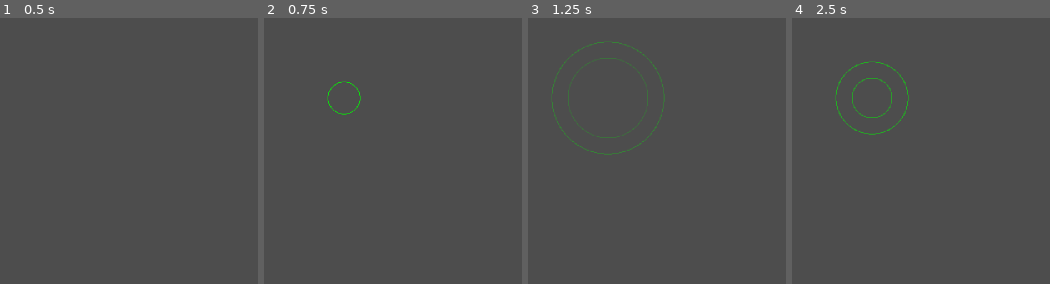
Above: before the commit, frames 1-4 (left to right).
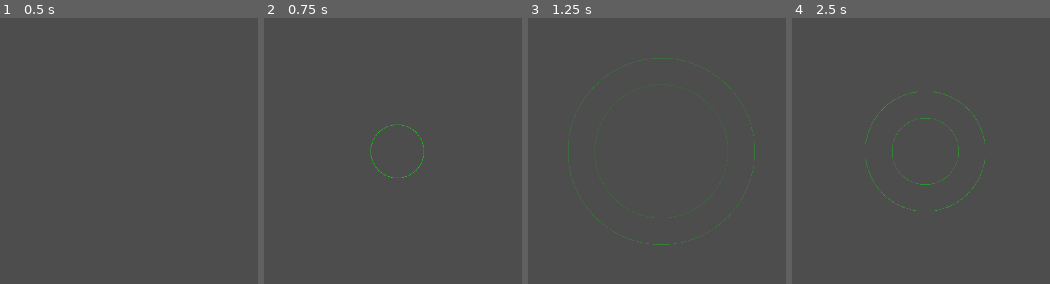
Above: after the commit, the same moments.

Repository: VileOar/ludum-dare-57
Game: Godot game, scene res://src/radar/radar_pulse.tscn
The game is run twice, just before and just after one commit, with the same random seed, the same clock (stepped at 60 frames per second) and the same inputs.
Inputs (mouse positions are in pixels of both pictures, inside the frame that each line leads up to):
- Up to frame 1 (0.5 s): no input
- Up to frame 2 (0.75 s): tap Enter at 0.5 s; move the mouse to (outside the picture) at 0.52 s; hold D from 0.53 s (still down); hold 1 from 0.53 s (still down); click (outside the picture) at 0.67 s
- Up to frame 3 (1.25 s): keep holding D; keep holding 1
- Up to frame 4 (2.5 s): move the mouse to (1031, 265) at 1.27 s; release D at 1.28 s; release 1 at 1.28 s; hold S 1.28-2.03 s; tap 1 at 1.35 s; tap Space at 2 s; move the mouse to (outside the picture) at 2.02 s; hold D from 2.03 s (still down); hold 1 from 2.03 s (still down)

Frame 1 is identical in both runs. In frame 2, 0.4% of the frame differs, in the area x 24-63%, y 23-61%; in frame 3, 1.1%; in frame 4, 1.1%, in the area x 16-75%, y 16-73%.

Commit message:
Add audio manager and radar pulse audio

Diff:
--- a/project.godot
+++ b/project.godot
@@ -18,6 +18,7 @@
 [autoload]
 
 Global="*res://src/autoloads/Global.gd"
+AudioController="*res://src/audio_controller/audio_controller.tscn"
 
 [display]
 
--- /dev/null
+++ b/src/audio_controller/audio_controller.gd
@@ -0,0 +1,21 @@
+extends Node2D
+
+@onready var _radar_pulse: AudioStreamPlayer = $RadarPulse
+@onready var _squeak1: AudioStreamPlayer = $Squeak1
+@onready var _squeak2: AudioStreamPlayer = $Squeak2
+@onready var _squeak3: AudioStreamPlayer = $Squeak3
+var _squeaks: Array[AudioStreamPlayer] = []
+
+func _ready() -> void:
+	_squeaks = [_squeak1, _squeak2, _squeak3]
+
+# podem usar isto para quando o player levar damage
+func play_squeak(random_pitch: bool = true) -> void:
+	var squeak = _squeaks.pick_random()
+	if random_pitch:
+		squeak.pitch_scale = randf_range(0.75, 1.5)
+		squeak.play()
+
+func play_radar_pulse() -> void:
+	_radar_pulse.play()
+	#play_squeak()
--- /dev/null
+++ b/src/audio_controller/audio_controller.tscn
@@ -0,0 +1,22 @@
+[gd_scene load_steps=6 format=3 uid="uid://c41lpw0a2v2iq"]
+
+[ext_resource type="AudioStream" uid="uid://4puijewqwfhb" path="res://assets/sounds/radar-pulse.wav" id="1_gnbjh"]
+[ext_resource type="Script" uid="uid://dgej0u7isxwm5" path="res://src/audio_controller/audio_controller.gd" id="1_hgdds"]
+[ext_resource type="AudioStream" uid="uid://bhdcm0spx5qys" path="res://assets/sounds/squeak1.wav" id="2_hgdds"]
+[ext_resource type="AudioStream" uid="uid://ca01x11jmyujf" path="res://assets/sounds/squeak2.wav" id="3_dwq47"]
+[ext_resource type="AudioStream" uid="uid://lcjprsbba88k" path="res://assets/sounds/squeak3.wav" id="4_ffqbn"]
+
+[node name="AudioController" type="Node2D"]
+script = ExtResource("1_hgdds")
+
+[node name="RadarPulse" type="AudioStreamPlayer" parent="."]
+stream = ExtResource("1_gnbjh")
+
+[node name="Squeak1" type="AudioStreamPlayer" parent="."]
+stream = ExtResource("2_hgdds")
+
+[node name="Squeak2" type="AudioStreamPlayer" parent="."]
+stream = ExtResource("3_dwq47")
+
+[node name="Squeak3" type="AudioStreamPlayer" parent="."]
+stream = ExtResource("4_ffqbn")
--- a/src/radar/radar_pulse.gd
+++ b/src/radar/radar_pulse.gd
@@ -4,12 +4,13 @@
 var _level: int = 0
 var _is_active: bool = false
 var _active_time: float = 0.0
-var _pulse_size: int = 0
+var _pulse_size: int = 3 * _tile_size
 
-@onready var color_rect = $ColorRect
+@onready var color_rect: ColorRect = $ColorRect
 
 func _ready() -> void:
 	color_rect.material.set_shader_parameter("tile_size", _tile_size)
+	increase_level()
 
 func _process(delta: float) -> void:
 	if Input.is_key_pressed(KEY_1):
@@ -24,14 +25,13 @@
 			_active_time = 0
 			_is_active = false
 
-func _get_pulse_size() -> int:
-	return (3 + 2 * _level) * _tile_size
-
 func increase_level() -> void:
 	_level += 1
-	_pulse_size = 3 + (2 * _level * _tile_size)
+	_pulse_size = (3 + (2 * _level)) * _tile_size
 	color_rect.size = Vector2(_pulse_size, _pulse_size)
 	color_rect.material.set_shader_parameter("pulse_size", _pulse_size)
 
 func activate() -> void:
-	_is_active = true
+	if not _is_active:
+		_is_active = true
+		AudioController.play_radar_pulse()
Not shown, added: assets/sounds/radar-pulse.wav.import
Not shown, added: assets/sounds/squeak1.wav.import
Not shown, added: assets/sounds/squeak2.wav.import
Not shown, added: assets/sounds/squeak3.wav.import
Not shown, added: src/audio_controller/audio_controller.gd.uid
Not shown, added: assets/sounds/radar-pulse.wav
Not shown, added: assets/sounds/squeak1.wav
Not shown, added: assets/sounds/squeak2.wav
Not shown, added: assets/sounds/squeak3.wav
